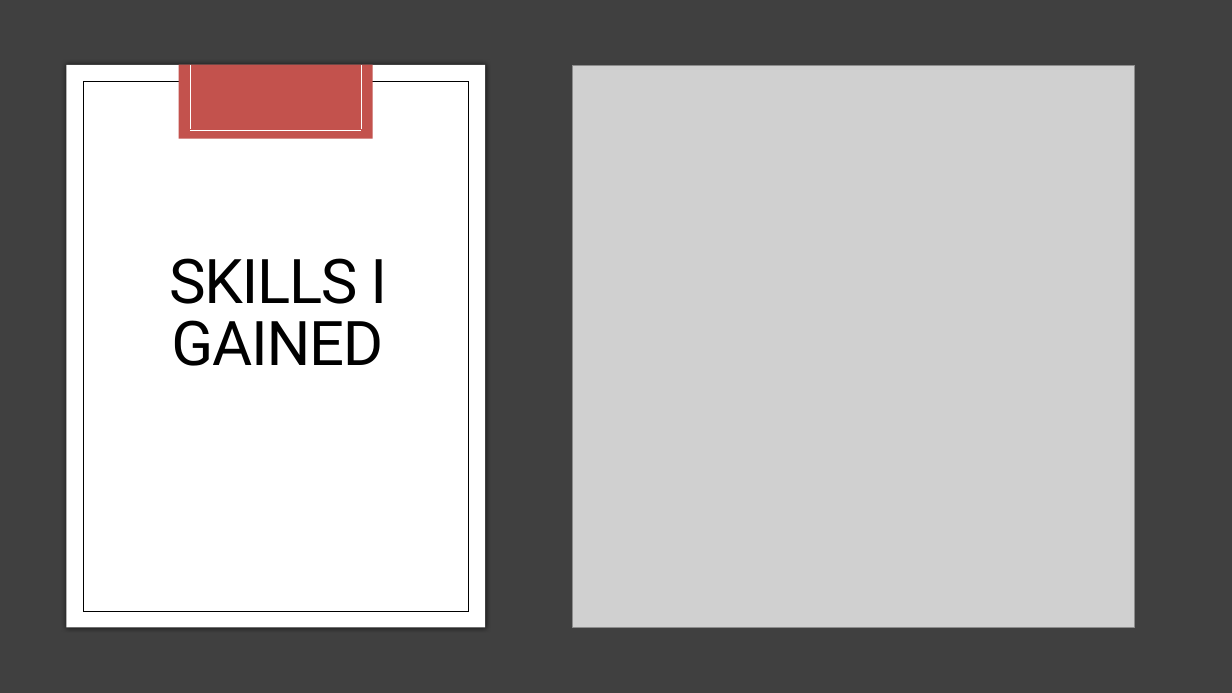
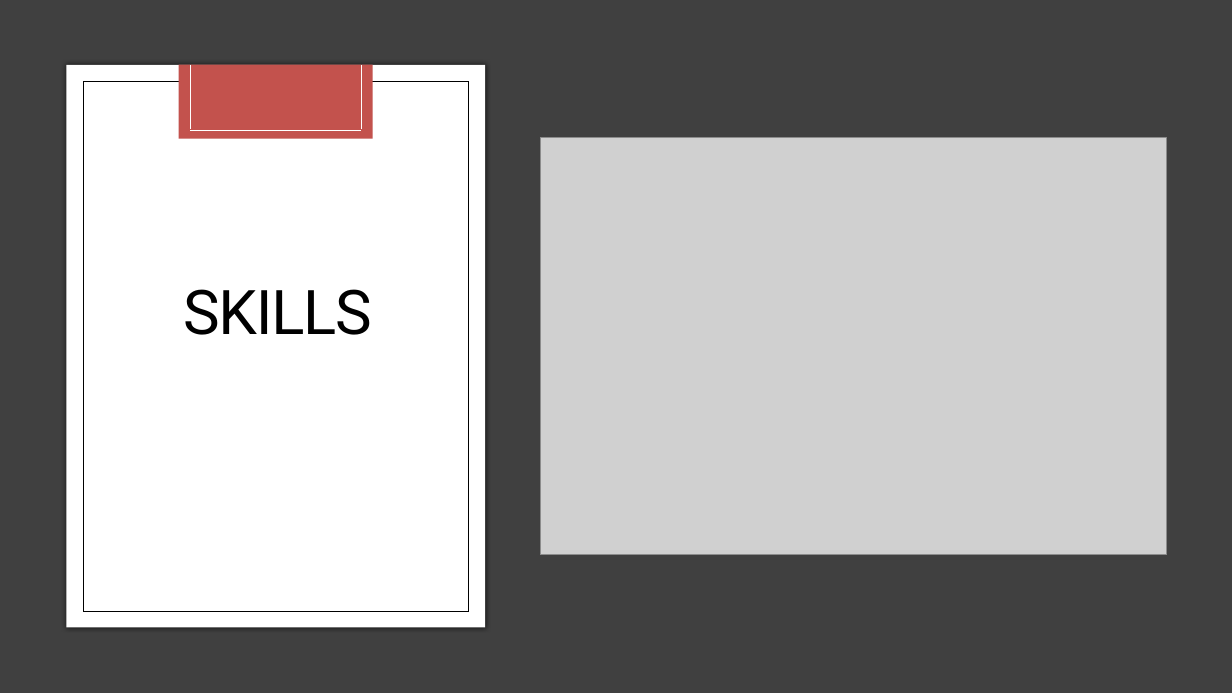
Before and after one commit to N0683858/Code_files, a slide deck: slide 5 of Placement/PLACEMENT.pptx (slide 6 before the commit). Drawn at 1232x693 pixels with LibreOffice and Linux fonts; fonts in the diff are those of the drawing; grey boxes stand for pictures; background and template pictures are left out. Boxes give left, top, right and bottom in pixels: in the first picture for what was removed or moved away, otherwise in the second. Text is boxed around its words. In the diff, an @@ line names an element or a change of style, - is before the commit and + after.

```diff
--- a/Placement/PLACEMENT.pptx
+++ b/Placement/PLACEMENT.pptx
@@ picture: place and size @@
-picture at [573,66,1136,628]
+picture at [541,138,1167,555]
@@ title at [183,289,371,335]: text changed @@
-SKILLS I GAINED
+SKILLS
```
Also in this commit, not shown: 1 other slide changed, 15 other files.
